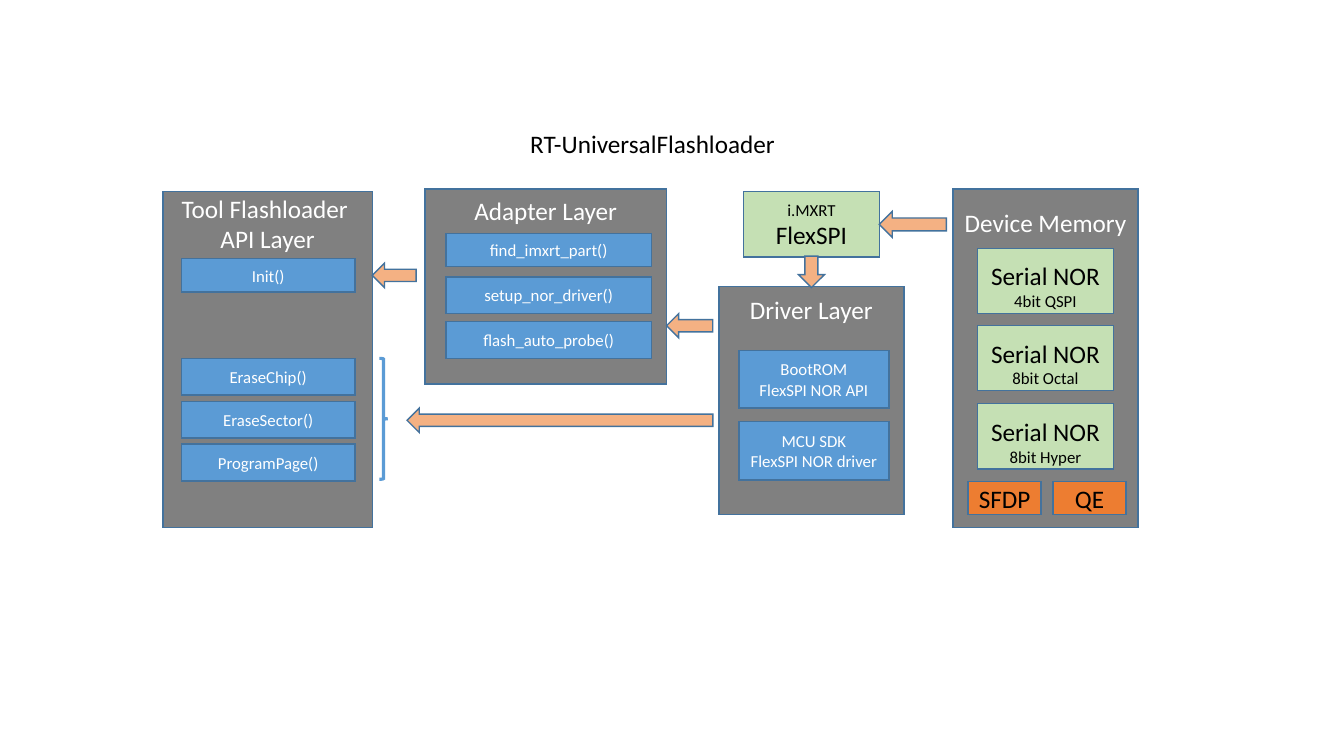
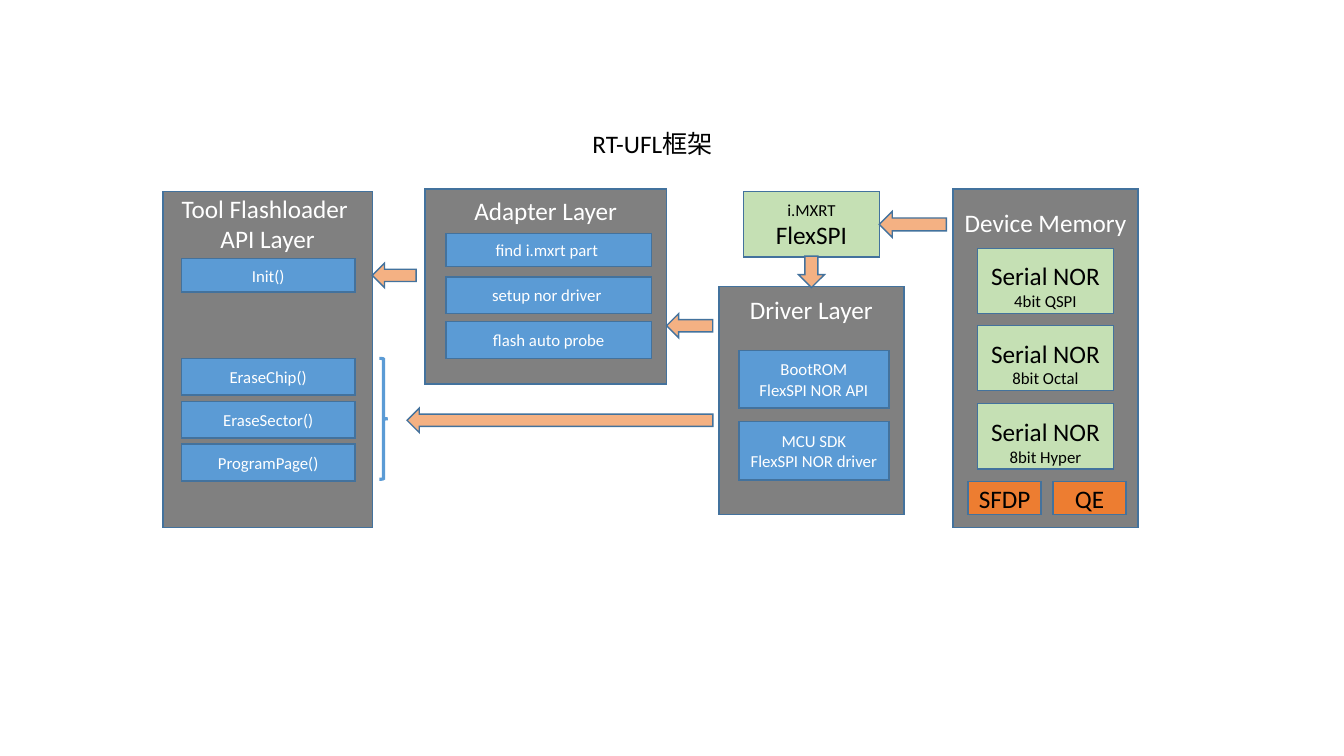
Before and after one commit to JayHeng/RT-UFL, a slide deck: slide 1 of doc/Architecture_Design.pptx. Drawn at 1344x756 pixels with LibreOffice and Linux fonts; fonts in the diff are those of the drawing. Boxes give left, top, right and bottom in pixels: in the first picture for what was removed or moved away, otherwise in the second. Text is boxed around its words. In the diff, an @@ line names an element or a change of style, - is before the commit and + after.

```diff
--- a/doc/Architecture_Design.pptx
+++ b/doc/Architecture_Design.pptx
@@ text at [592, 132, 712, 155]: text changed @@
-RT-UniversalFlashloader
+RT-UFL框架
@@ text in rectangle at [496, 244, 598, 259]: text changed @@
-find_imxrt_part()
+find i.mxrt part
@@ text in rectangle at [492, 289, 601, 304]: text changed @@
-setup_nor_driver()
+setup nor driver
@@ text in rectangle at [493, 334, 604, 349]: text changed @@
-flash_auto_probe()
+flash auto probe
```
Also in this commit, not shown: 3 other files.
